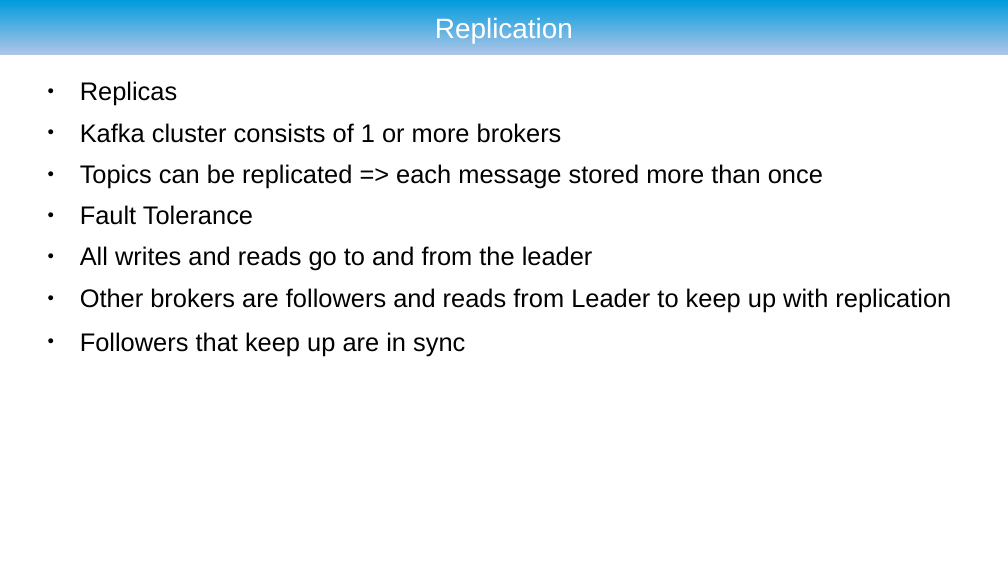
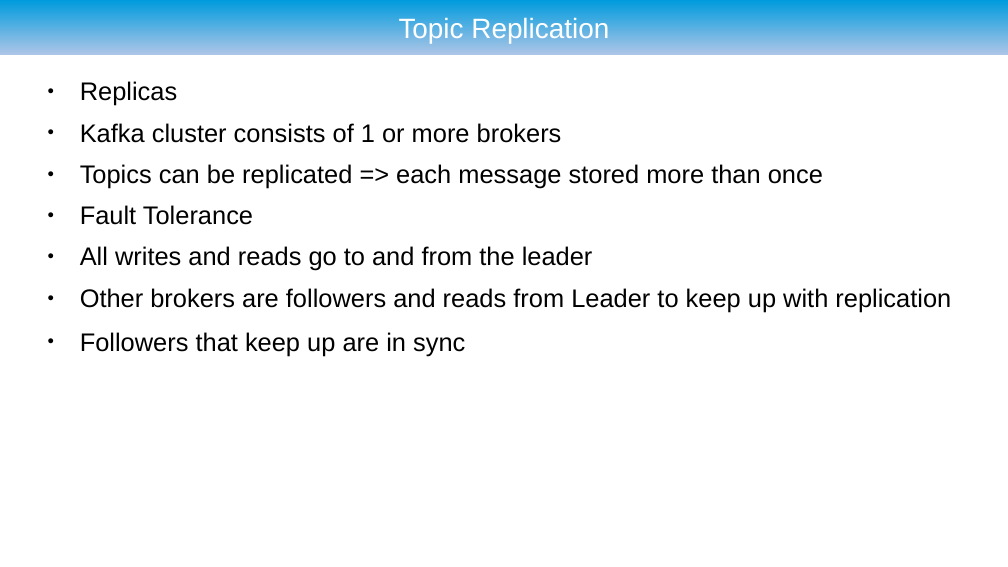
Before and after one commit to ryzlab/kafka-kompetensdag, a slide deck: slide 24 of doc/presentation-umejug.odp (slide 40 before the commit). Drawn at 1008x567 pixels with LibreOffice and Linux fonts; fonts in the diff are those of the drawing; background and template pictures are left out. Boxes give left, top, right and bottom in pixels: in the first picture for what was removed or moved away, otherwise in the second. Text is boxed around its words. In the diff, an @@ line names an element or a change of style, - is before the commit and + after.

```diff
--- a/doc/presentation-umejug.odp
+++ b/doc/presentation-umejug.odp
@@ title at box(399, 16, 609, 43): text changed @@
-Replication
+Topic Replication
```
Also in this commit, not shown: 9 other slides changed, 17 slides added, 5 slides removed.
